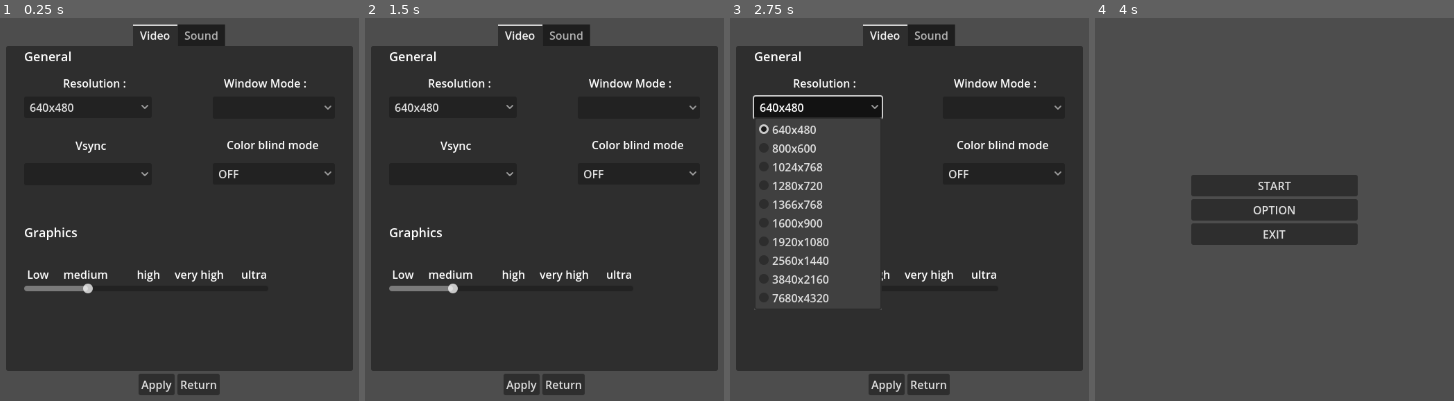
Above: before the commit, frames 1-4 (left to right).
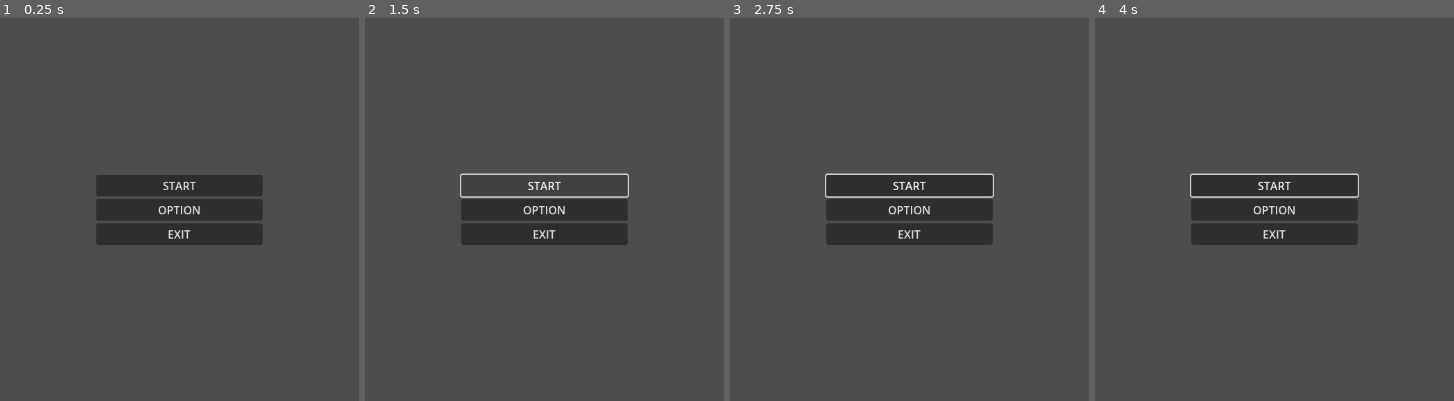
Above: after the commit, the same moments.

Repository: sinnate/Godot_4.0_MainMenu
Game: Godot game, scene res://main.tscn
Same seed, same stepped clock (60 frames per second), same inputs: the game is played once before the commit and once after it. The project has no main scene, so this scene is started directly.
Inputs (mouse positions are in pixels of both pictures, inside the frame that each line leads up to):
- Up to frame 1 (0.25 s): no input
- Up to frame 2 (1.5 s): click (544, 186) at 0.5 s, where only the run after the commit has a clickable "START"; click (544, 186) at 1.25 s, where only the run after the commit has a clickable "START"
- Up to frame 3 (2.75 s): click (816, 106) at 2 s, where only the run before the commit has a clickable "640x480"
- Up to frame 4 (4 s): click (1367, 175) at 2.75 s, where only the run before the commit has a clickable "OFF"; click (1252, 385) at 3.5 s, where only the run before the commit has a clickable "Apply"

The runs differ from the first frame. In frame 1, 76% of the frame differs, in the area x 1-99%, y 1-99%; in frame 2, 77%; in frame 3, 64%; in frame 4, 0.5%.
Error in both runs: Invalid type in function 'select' in base 'OptionButton'. Cannot convert argument 1 from Nil to int. (res://src/menu_controller.gd:36)

Commit message:
setup complite

Diff:
--- a/main.tscn
+++ b/main.tscn
@@ -1,6 +1,7 @@
-[gd_scene load_steps=4 format=3 uid="uid://biyyejk3jgomd"]
+[gd_scene load_steps=5 format=3 uid="uid://biyyejk3jgomd"]
 
 [ext_resource type="Script" path="res://src/menu_controller.gd" id="1_7x6vp"]
+[ext_resource type="Texture2D" uid="uid://c7ycnhy7dx87w" path="res://res/00000.png" id="1_lg33l"]
 [ext_resource type="LabelSettings" uid="uid://1oyxx8ys1m6d" path="res://font.res" id="2_yfgsl"]
 [ext_resource type="Script" path="res://src/Scroll_Label.gd" id="3_v2ba3"]
 
@@ -16,9 +17,12 @@
 size_flags_horizontal = 4
 script = ExtResource("1_7x6vp")
 
+[node name="Bg" type="Sprite2D" parent="MainMenu"]
+position = Vector2(960, 544)
+texture = ExtResource("1_lg33l")
+
 [node name="MainContainer" type="VBoxContainer" parent="MainMenu"]
 unique_name_in_owner = true
-visible = false
 custom_minimum_size = Vector2(200, 0)
 layout_mode = 1
 anchors_preset = 8
@@ -49,6 +53,7 @@
 
 [node name="OptionContainer" type="VBoxContainer" parent="MainMenu"]
 unique_name_in_owner = true
+visible = false
 custom_minimum_size = Vector2(500, 500)
 layout_mode = 1
 anchors_preset = 8
--- a/src/menu_controller.gd
+++ b/src/menu_controller.gd
@@ -45,11 +45,11 @@
 	SettingsFile.set_value("AUDIO","Music",Audio.y)
 	SettingsFile.set_value("AUDIO","SFX",Audio.z)
 
-	SettingsFile.save("user://settings.cfg")
+	SettingsFile.save("res://settings.cfg")
 
 
 func _load_settings():
-	if (SettingsFile.load("user://settings.cfg") != OK):
+	if (SettingsFile.load("res://settings.cfg") != OK):
 		_first_time()
 	else:
 		pass
@@ -65,7 +65,7 @@
 	SettingsFile.set_value("AUDIO","Music",Audio.y)
 	SettingsFile.set_value("AUDIO","SFX",Audio.z)
 
-	SettingsFile.save("user://settings.cfg")
+	SettingsFile.save("res://settings.cfg")
 
 
 
